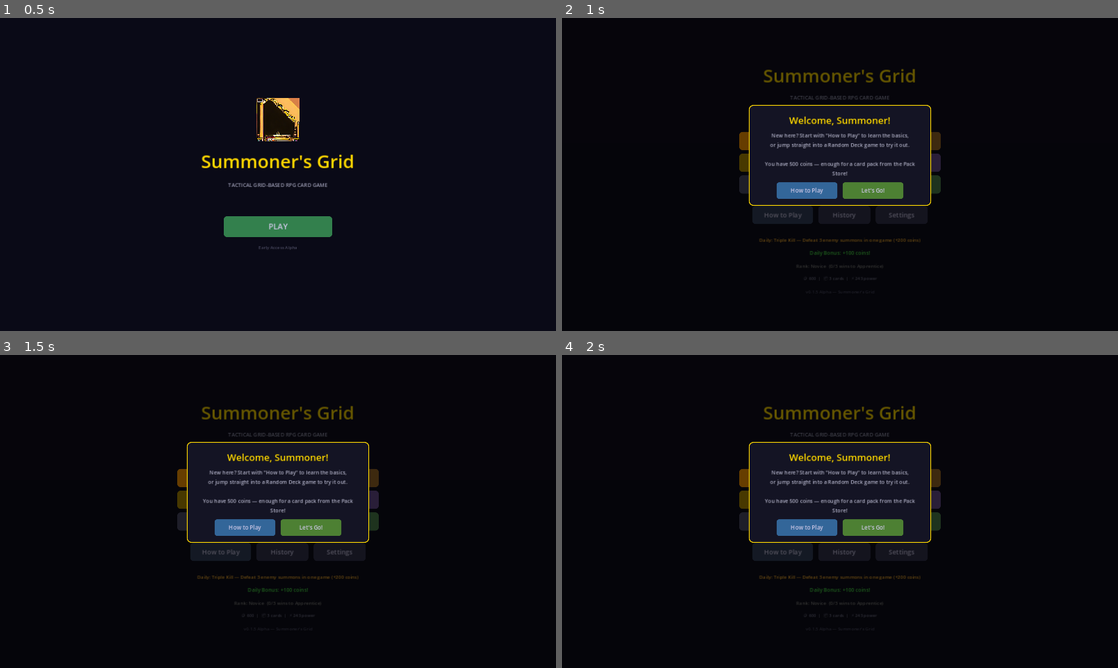
Above: before the commit, frames 1-4 (two rows, left to right).
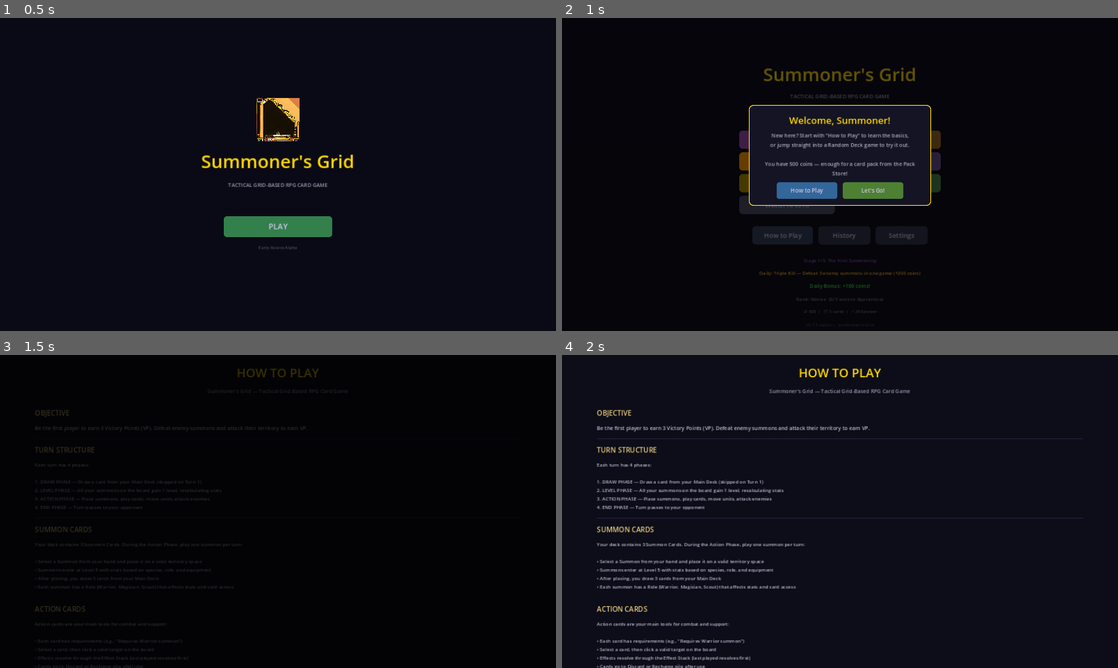
Above: after the commit, the same moments.

Repository: look-itsaxiom/summoners-grid
Game: Godot game, scene res://scenes/login.tscn
Two runs of this game, one before a commit and one after it. Both use one fixed random seed, a clock stepped at 60 frames per second and the inputs below.
Inputs:
- Up to frame 1 (0.5 s): no input
- Up to frame 2 (1 s): click "PLAY" at 0.5 s
- Up to frame 3 (1.5 s): click "Random Deck" at 1.25 s
- Up to frame 4 (2 s): no input

Frame 1 is identical in both runs. In frame 2, 2.5% of the frame differs, in the area x 31-69%, y 15-95%; in frame 3, 14%, in the area x 6-69%, y 4-100%; in frame 4, 9.2%.

Commit message:
feat: campaign mode — 5 story battles with increasing difficulty
5-stage campaign with story flavor and escalating rewards:
1. The First Summoning (Easy, 200 coins)
2. Border Skirmish (Normal, 300 coins)
3. The Stoneheart Fortress (Normal, 400 coins)
4. Demar's Gambit (Hard, 500 coins)
5. The Grand Tournament (Hard, 1000 coins)

Purple "Campaign" button on menu with stage briefing overlay showing
name, description, difficulty, and reward. Progress shown on menu.
Stage difficulty overrides AI setting. Completes on win, awards coins.
Persisted to user://campaign.json.

Co-Authored-By: Claude Opus 4.6 (1M context) <noreply@anthropic.com>

Diff:
--- a/godot/project.godot
+++ b/godot/project.godot
@@ -14,6 +14,8 @@
 config/icon="res://assets/icon.png"
 
 [autoload]
+
+Campaign="*res://scripts/engine/campaign.gd"
 
 
 
--- /dev/null
+++ b/godot/scripts/engine/campaign.gd
@@ -0,0 +1,119 @@
+extends Node
+## Campaign mode — 5 battles with increasing difficulty and story.
+## Autoload as "Campaign".
+
+const SAVE_PATH := "user://campaign.json"
+
+const STAGES := [
+	{
+		"name": "The First Summoning",
+		"description": "Your journey begins. A rival summoner challenges you in the training grounds.",
+		"difficulty": 0,
+		"reward": 200,
+		"enemy_deck": "default",
+	},
+	{
+		"name": "Border Skirmish",
+		"description": "Wilderling raiders threaten the northern border. Defend your territory.",
+		"difficulty": 1,
+		"reward": 300,
+		"enemy_deck": "default",
+	},
+	{
+		"name": "The Stoneheart Fortress",
+		"description": "Deep in the mountains, the Stoneheart clan guards an ancient artifact.",
+		"difficulty": 1,
+		"reward": 400,
+		"enemy_deck": "default",
+	},
+	{
+		"name": "Demar's Gambit",
+		"description": "The trickster Demar challenge you to a game of wits and fire. Nothing is as it seems.",
+		"difficulty": 2,
+		"reward": 500,
+		"enemy_deck": "default",
+	},
+	{
+		"name": "The Grand Tournament",
+		"description": "The champion of the realm awaits. Win here, and your name will be legend.",
+		"difficulty": 2,
+		"reward": 1000,
+		"enemy_deck": "default",
+	},
+]
+
+var current_stage := 0
+var completed_stages: Array = []
+
+signal stage_completed(stage_index: int, reward: int)
+
+
+func _ready() -> void:
+	_load()
+
+
+func get_current_stage() -> Dictionary:
+	if current_stage >= STAGES.size():
+		return {}
+	return STAGES[current_stage]
+
+
+func get_stage_count() -> int:
+	return STAGES.size()
+
+
+func is_campaign_complete() -> bool:
+	return current_stage >= STAGES.size()
+
+
+func get_progress_text() -> String:
+	if is_campaign_complete():
+		return "Campaign Complete!"
+	return "Stage %d/%d: %s" % [current_stage + 1, STAGES.size(), STAGES[current_stage]["name"]]
+
+
+func complete_current_stage() -> int:
+	if current_stage >= STAGES.size():
+		return 0
+
+	var stage: Dictionary = STAGES[current_stage]
+	var reward: int = stage.get("reward", 0)
+	completed_stages.append(current_stage)
+
+	var storage = get_node_or_null("/root/CardStorage")
+	if storage and reward > 0:
+		storage.add_coins(reward)
+
+	stage_completed.emit(current_stage, reward)
+	current_stage += 1
+	_save()
+	return reward
+
+
+func get_difficulty_for_current() -> int:
+	if current_stage >= STAGES.size():
+		return 1
+	return STAGES[current_stage].get("difficulty", 1)
+
+
+func _save() -> void:
+	var file := FileAccess.open(SAVE_PATH, FileAccess.WRITE)
+	if file:
+		file.store_string(JSON.stringify({
+			"current_stage": current_stage,
+			"completed": completed_stages,
+		}, "\t"))
+		file.close()
+
+
+func _load() -> void:
+	if not FileAccess.file_exists(SAVE_PATH):
+		return
+	var file := FileAccess.open(SAVE_PATH, FileAccess.READ)
+	if file == null:
+		return
+	var parsed = JSON.parse_string(file.get_as_text())
+	file.close()
+	if parsed is Dictionary:
+		current_stage = parsed.get("current_stage", 0)
+		completed_stages = parsed.get("completed", [])
--- a/godot/scripts/ui/game_screen.gd
+++ b/godot/scripts/ui/game_screen.gd
@@ -1016,6 +1016,15 @@
 	var mode := "spectator" if _gm.spectator_mode else ("random" if _gm.use_random_decks else "standard")
 	get_node("/root/Settings").record_match(winner_id, _gm.turn_number, mode)
 
+	# Campaign mode — complete stage on win
+	if _gm.get("_campaign_mode") and winner_id == "playerA":
+		var campaign = get_node_or_null("/root/Campaign")
+		if campaign:
+			var reward: int = campaign.complete_current_stage()
+			if reward > 0:
+				status_label.text = "CAMPAIGN STAGE COMPLETE! +%d coins" % reward
+		_gm.set("_campaign_mode", false)
+
 	# Check achievements
 	var achievements = get_node_or_null("/root/Achievements")
 	if achievements:
--- a/godot/scripts/ui/main_menu_screen.gd
+++ b/godot/scripts/ui/main_menu_screen.gd
@@ -89,6 +89,7 @@
 	play_header.horizontal_alignment = HORIZONTAL_ALIGNMENT_CENTER
 	play_col.add_child(play_header)
 
+	_add_button(play_col, "Campaign", Color(0.6, 0.3, 0.7), _on_campaign, 220)
 	_add_button(play_col, "BATTLE VS AI", Color(1.0, 0.6, 0.0), _on_play_vs_ai, 220)
 	_add_button(play_col, "Random Deck", Color(0.7, 0.55, 0.0), _on_random_game, 220)
 	_add_button(play_col, "Watch AI vs AI", Color(0.3, 0.3, 0.4), _on_watch_ai, 220)
@@ -128,6 +129,16 @@
 	var spacer3 := Control.new()
 	spacer3.custom_minimum_size.y = 4
 	center.add_child(spacer3)
+
+	# Campaign progress
+	var campaign = get_node_or_null("/root/Campaign")
+	if campaign and not campaign.is_campaign_complete():
+		var cp_label := Label.new()
+		cp_label.text = campaign.get_progress_text()
+		cp_label.add_theme_font_size_override("font_size", 11)
+		cp_label.add_theme_color_override("font_color", Color(0.6, 0.3, 0.7))
+		cp_label.horizontal_alignment = HORIZONTAL_ALIGNMENT_CENTER
+		center.add_child(cp_label)
 
 	# Daily challenge
 	var daily = get_node_or_null("/root/DailyChallenge")
@@ -312,6 +323,122 @@
 
 func _on_how_to_play() -> void:
 	get_node("/root/SceneTransition").change_scene("res://scenes/how_to_play.tscn")
+
+
+func _on_campaign() -> void:
+	var campaign = get_node_or_null("/root/Campaign")
+	if campaign == null or campaign.is_campaign_complete():
+		# Show completion or fallback
+		var gm = get_node("/root/GameManager")
+		gm.spectator_mode = false
+		gm.use_random_decks = false
+		get_node("/root/SceneTransition").change_scene("res://scenes/deck_preview.tscn")
+		return
+
+	# Show stage briefing overlay
+	var stage: Dictionary = campaign.get_current_stage()
+	var overlay := ColorRect.new()
+	overlay.color = Color(0, 0, 0, 0.7)
+	overlay.set_anchors_preset(Control.PRESET_FULL_RECT)
+	overlay.mouse_filter = Control.MOUSE_FILTER_STOP
+	add_child(overlay)
+
+	var panel := PanelContainer.new()
+	panel.custom_minimum_size = Vector2(460, 0)
+	panel.position = Vector2(410, 180)
+	var ps := StyleBoxFlat.new()
+	ps.bg_color = Color(0.08, 0.06, 0.14)
+	ps.border_color = Color(0.6, 0.3, 0.7)
+	ps.border_width_top = 2
+	ps.border_width_bottom = 2
+	ps.border_width_left = 2
+	ps.border_width_right = 2
+	ps.corner_radius_top_left = 10
+	ps.corner_radius_top_right = 10
+	ps.corner_radius_bottom_left = 10
+	ps.corner_radius_bottom_right = 10
+	ps.content_margin_top = 20
+	ps.content_margin_bottom = 16
+	ps.content_margin_left = 24
+	ps.content_margin_right = 24
+	panel.add_theme_stylebox_override("panel", ps)
+	overlay.add_child(panel)
+
+	var vbox := VBoxContainer.new()
+	vbox.add_theme_constant_override("separation", 10)
+	panel.add_child(vbox)
+
+	var stage_num := Label.new()
+	stage_num.text = "STAGE %d / %d" % [campaign.current_stage + 1, campaign.get_stage_count()]
+	stage_num.add_theme_font_size_override("font_size", 11)
+	stage_num.add_theme_color_override("font_color", Color(0.6, 0.3, 0.7))
+	stage_num.horizontal_alignment = HORIZONTAL_ALIGNMENT_CENTER
+	vbox.add_child(stage_num)
+
+	var title := Label.new()
+	title.text = stage["name"]
+	title.add_theme_font_size_override("font_size", 24)
+	title.add_theme_color_override("font_color", Color(1.0, 0.85, 0.0))
+	title.horizontal_alignment = HORIZONTAL_ALIGNMENT_CENTER
+	vbox.add_child(title)
+
+	var desc := Label.new()
+	desc.text = stage["description"]
+	desc.add_theme_font_size_override("font_size", 13)
+	desc.add_theme_color_override("font_color", Color(0.7, 0.7, 0.8))
+	desc.horizontal_alignment = HORIZONTAL_ALIGNMENT_CENTER
+	desc.autowrap_mode = TextServer.AUTOWRAP_WORD
+	vbox.add_child(desc)
+
+	var diff_names := ["Easy", "Normal", "Hard"]
+	var diff_label := Label.new()
+	diff_label.text = "Difficulty: %s  |  Reward: %d coins" % [diff_names[stage["difficulty"]], stage["reward"]]
+	diff_label.add_theme_font_size_override("font_size", 12)
+	diff_label.add_theme_color_override("font_color", Color(0.5, 0.55, 0.7))
+	diff_label.horizontal_alignment = HORIZONTAL_ALIGNMENT_CENTER
+	vbox.add_child(diff_label)
+
+	var btn_row := HBoxContainer.new()
+	btn_row.add_theme_constant_override("separation", 12)
+	btn_row.alignment = BoxContainer.ALIGNMENT_CENTER
+	vbox.add_child(btn_row)
+
+	var back_btn := Button.new()
+	back_btn.text = "Back"
+	back_btn.custom_minimum_size = Vector2(120, 38)
+	back_btn.add_theme_font_size_override("font_size", 13)
+	var bs := StyleBoxFlat.new()
+	bs.bg_color = Color(0.2, 0.2, 0.3)
+	bs.corner_radius_top_left = 6
+	bs.corner_radius_top_right = 6
+	bs.corner_radius_bottom_left = 6
+	bs.corner_radius_bottom_right = 6
+	back_btn.add_theme_stylebox_override("normal", bs)
+	back_btn.pressed.connect(func(): overlay.queue_free())
+	btn_row.add_child(back_btn)
+
+	var fight_btn := Button.new()
+	fight_btn.text = "FIGHT!"
+	fight_btn.custom_minimum_size = Vector2(140, 38)
+	fight_btn.add_theme_font_size_override("font_size", 15)
+	var fs := StyleBoxFlat.new()
+	fs.bg_color = Color(0.5, 0.2, 0.6)
+	fs.corner_radius_top_left = 6
+	fs.corner_radius_top_right = 6
+	fs.corner_radius_bottom_left = 6
+	fs.corner_radius_bottom_right = 6
+	fight_btn.add_theme_stylebox_override("normal", fs)
+	fight_btn.pressed.connect(func():
+		var settings = get_node_or_null("/root/Settings")
+		if settings:
+			settings.ai_difficulty = stage["difficulty"]
+		var gm = get_node("/root/GameManager")
+		gm.spectator_mode = false
+		gm.use_random_decks = false
+		gm.set("_campaign_mode", true)
+		get_node("/root/SceneTransition").change_scene("res://scenes/deck_preview.tscn")
+	)
+	btn_row.add_child(fight_btn)
 
 
 func _on_match_history() -> void:
